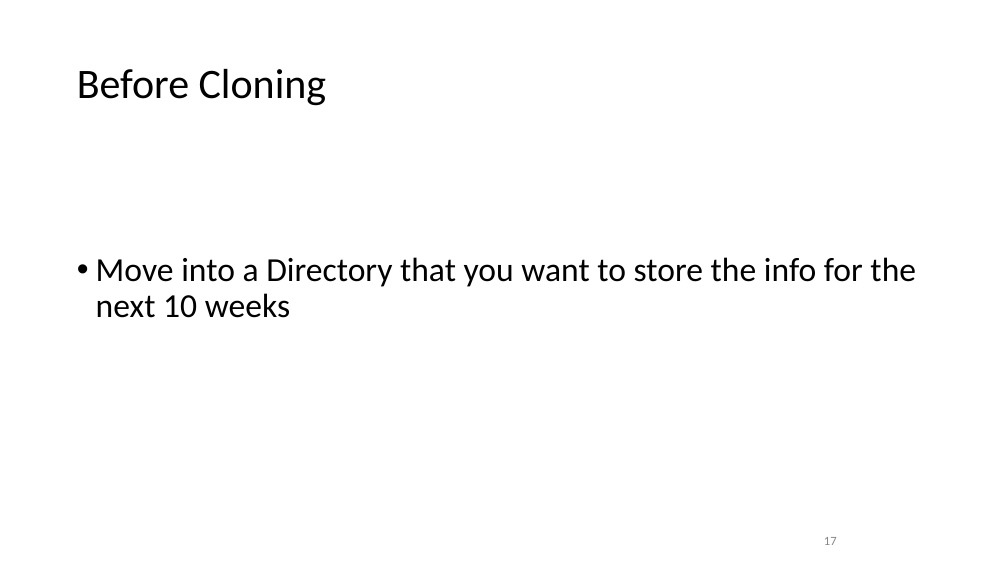
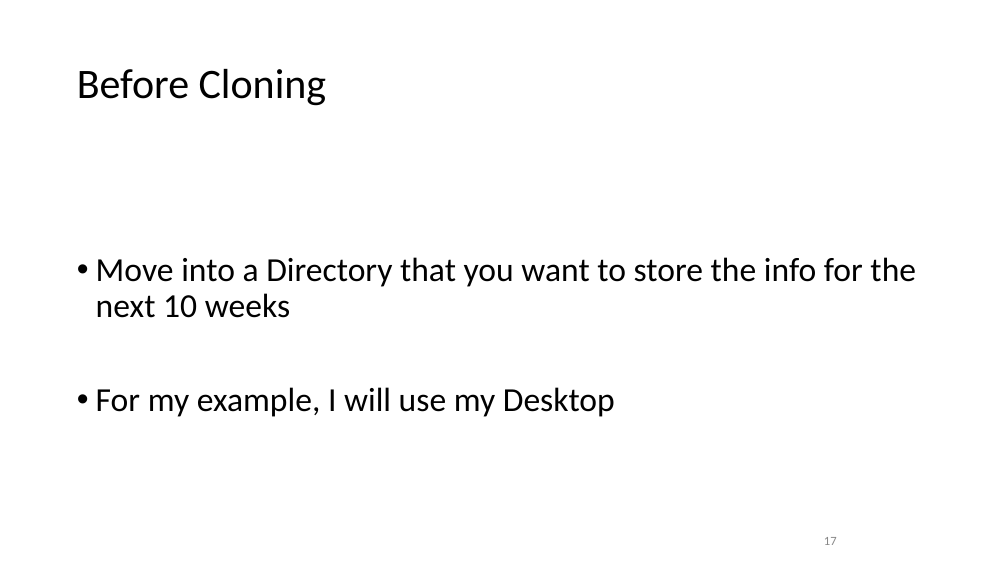
Before and after one commit to sinanuozdemir/sfdat22, a slide deck: slide 17 of slides/02_git.pptx. Drawn at 1008x567 pixels with LibreOffice and Linux fonts; fonts in the diff are those of the drawing. Boxes give left, top, right and bottom in pixels: in the first picture for what was removed or moved away, otherwise in the second. Text is boxed around its words. In the diff, an @@ line names an element or a change of style, - is before the commit and + after.

```diff
--- a/slides/02_git.pptx
+++ b/slides/02_git.pptx
@@ text at (96,387,615,417): paragraph added @@
+• For my example, I will use my Desktop
```
Also in this commit, not shown: 8 other slides changed, 1 slide added, 2 other files.
